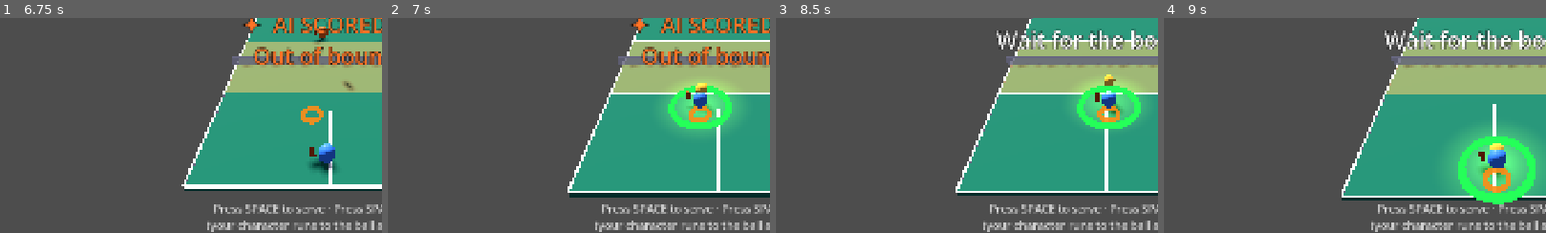
Above: before the commit, frames 1-4 (left to right).
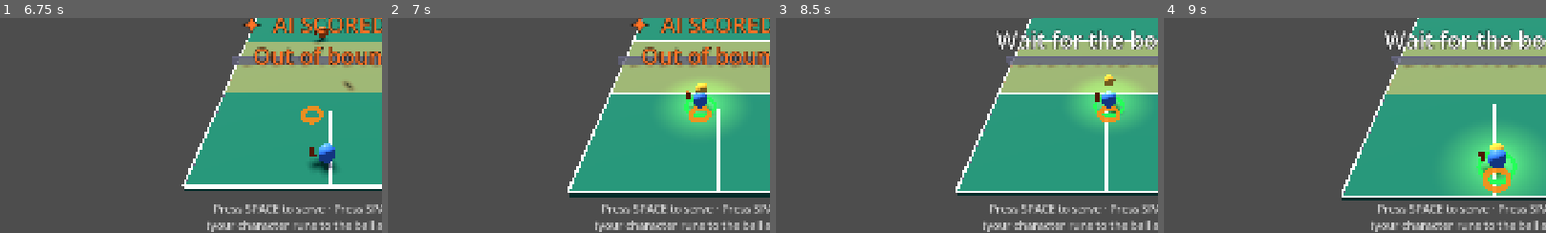
Above: after the commit, the same moments.

Repository: altafhssn/pickleball
Game: Godot game, scene res://scenes/Main.tscn
The game is run twice, just before and just after one commit, with the same random seed, the same clock (stepped at 60 frames per second) and the same inputs.
Inputs (mouse positions are % of the whole screen's width and height, from its top left):
- Up to frame 1 (6.75 s): click "▲" at 0.5 s; click "◀" at 1.25 s; click "▶" at 2 s; click "▼" at 2.75 s; click "▶ Quick Match" at 3.5 s; tap Space at 4.25, 4.52, 5, 5.75, 6.5 s; move the mouse to (72, 45) at 4.27 s; click (72, 45) at 4.42 s; drag from (30, 55) to (45, 70) at 5.02 s; move the mouse to (60, 28) at 5.77 s; click (60, 28) at 5.92 s; drag from (45, 70) to (20, 35) at 6.52 s
- Up to frame 2 (7 s): no input
- Up to frame 3 (8.5 s): tap Space at 7.25, 7.52, 8 s; move the mouse to (80, 65) at 7.27 s; click (80, 65) at 7.42 s; drag from (20, 35) to (35, 25) at 8.02 s
- Up to frame 4 (9 s): move the mouse to (55, 50) at 8.77 s; click (55, 50) at 8.92 s
The pictures show only the part of the screen within x 7-57%, y 45-95%; the shares and areas given below are measured in that part.

Frame 1 is identical in both runs. In frame 2, 1.3% of the frame differs, in the area x 73-90%, y 31-52%; in frame 3, 1.4%; in frame 4, 2.5%, in the area x 77-98%, y 55-87%.

Commit message:
[swing] Shrink swing-zone ring (0.28 → 0.14 outer radius)

Diff:
--- a/scripts/Main.gd
+++ b/scripts/Main.gd
@@ -505,8 +505,8 @@
 func _spawn_swing_zone_ring() -> void:
 	swing_zone_ring = MeshInstance3D.new()
 	var torus: TorusMesh = TorusMesh.new()
-	torus.inner_radius = 0.22
-	torus.outer_radius = 0.28
+	torus.inner_radius = 0.11
+	torus.outer_radius = 0.14
 	torus.rings = 24
 	torus.ring_segments = 8
 	swing_zone_ring.mesh = torus
